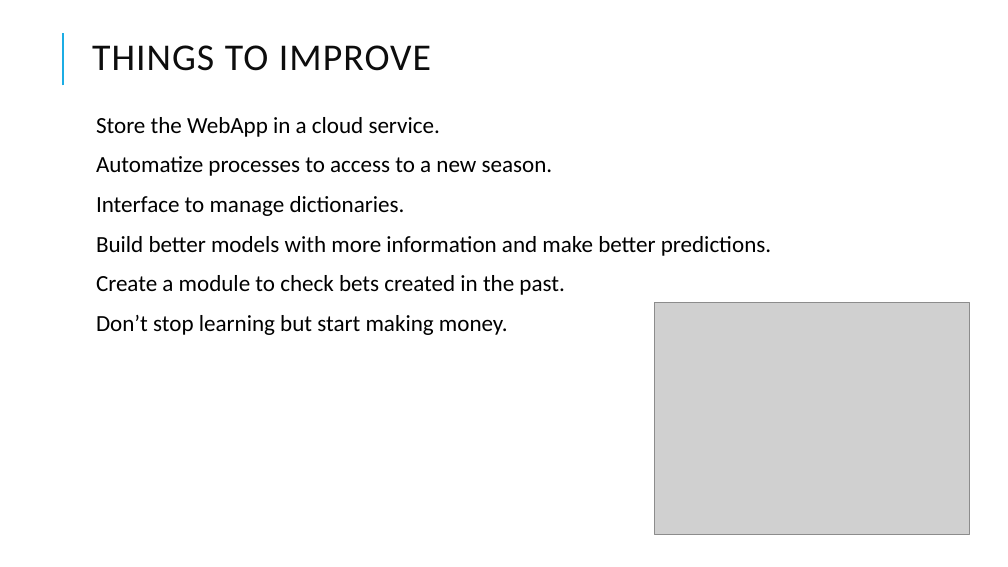
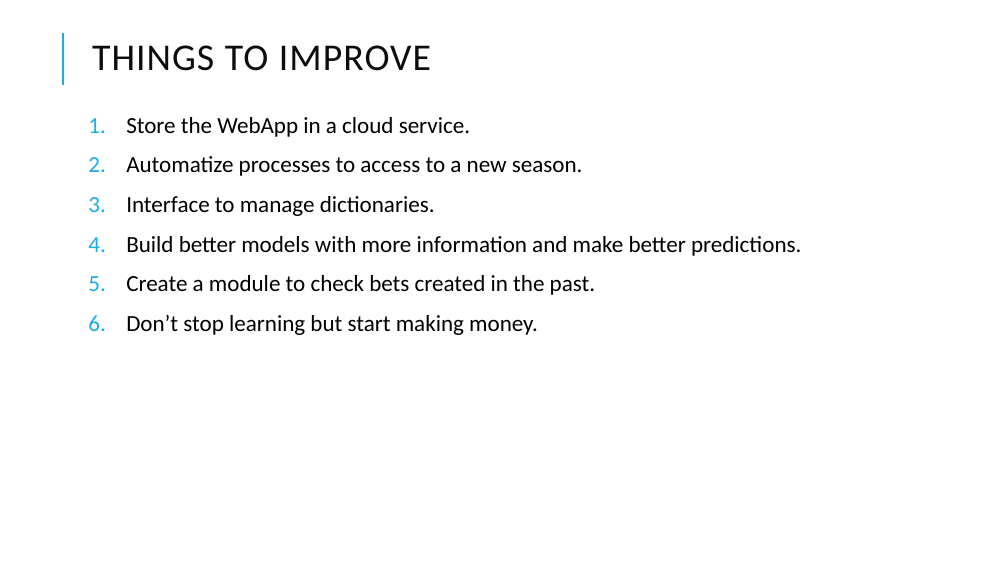
Before and after one commit to alberthr/UBIQUM_1X2_Python, a slide deck: slide 17 of PRESENTACION ALBERT.pptx (slide 16 before the commit). Drawn at 1008x567 pixels with LibreOffice and Linux fonts; fonts in the diff are those of the drawing; grey boxes stand for pictures. Boxes give left, top, right and bottom in pixels: in the first picture for what was removed or moved away, otherwise in the second. Text is boxed around its words. In the diff, an @@ line names an element or a change of style, - is before the commit and + after.

```diff
--- a/PRESENTACION ALBERT.pptx
+++ b/PRESENTACION ALBERT.pptx
@@ text "Store the WebApp in a ..." at <box>126,117,801,335</box>: bullet   to 1. @@
@@ picture removed at <box>655,302,969,535</box> @@
```
Also in this commit, not shown: 2 other slides changed, 1 slide added.
